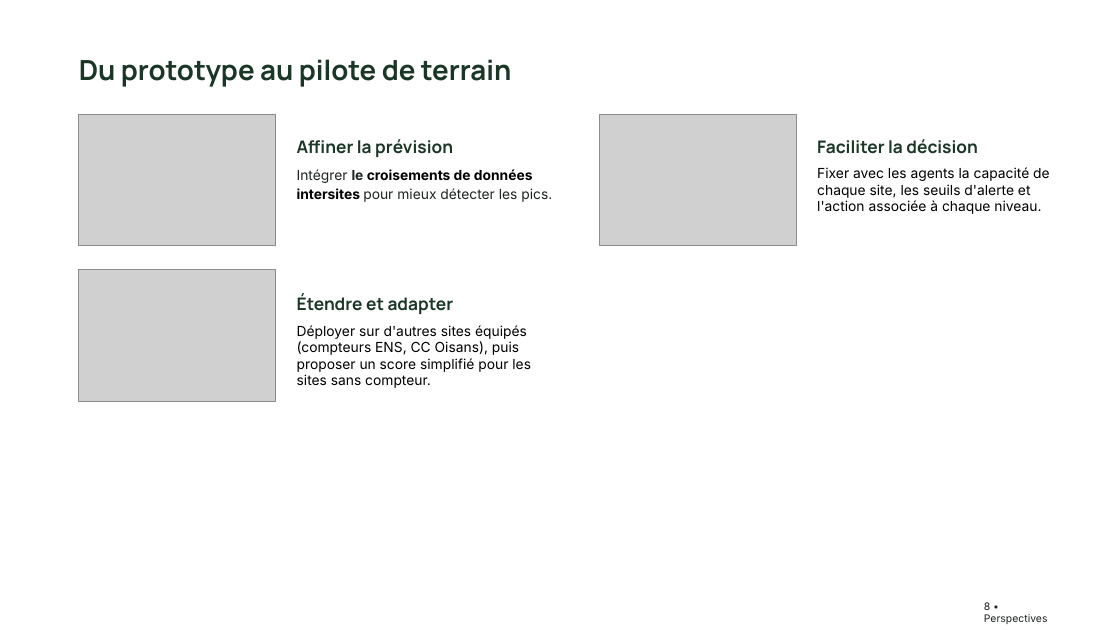
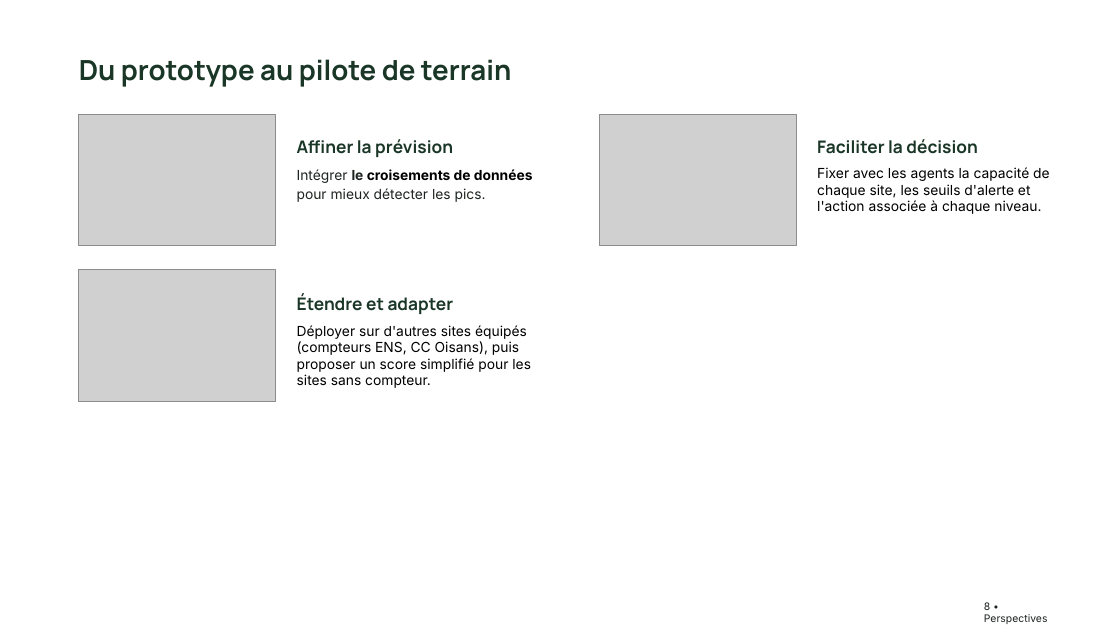
Before and after one commit to Claken/HACKATHON-DGE, a slide deck: slide 8 of livrable/Equipe 2 - Slides.pptx. Drawn at 1120x630 pixels with LibreOffice and Linux fonts; fonts in the diff are those of the drawing; grey boxes stand for pictures; background and template pictures are left out. Boxes give left, top, right and bottom in pixels: in the first picture for what was removed or moved away, otherwise in the second. Text is boxed around its words. In the diff, an @@ line names an element or a change of style, - is before the commit and + after.

```diff
--- a/livrable/Equipe 2 - Slides.pptx
+++ b/livrable/Equipe 2 - Slides.pptx
@@ text at [297,169,533,202]: text changed @@
-Intégrer le croisements de données intersites pour mieux détecter les pics.
+Intégrer le croisements de données pour mieux détecter les pics.
```
Also in this commit, not shown: 1 other slide changed.
